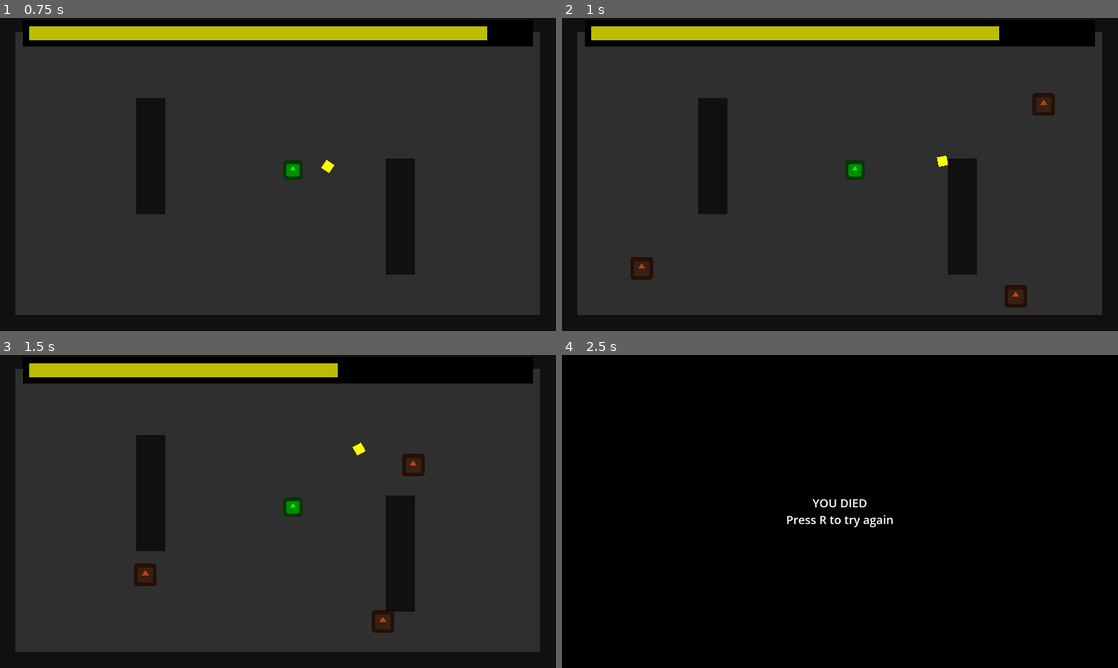
Above: before the commit, frames 1-4 (two rows, left to right).
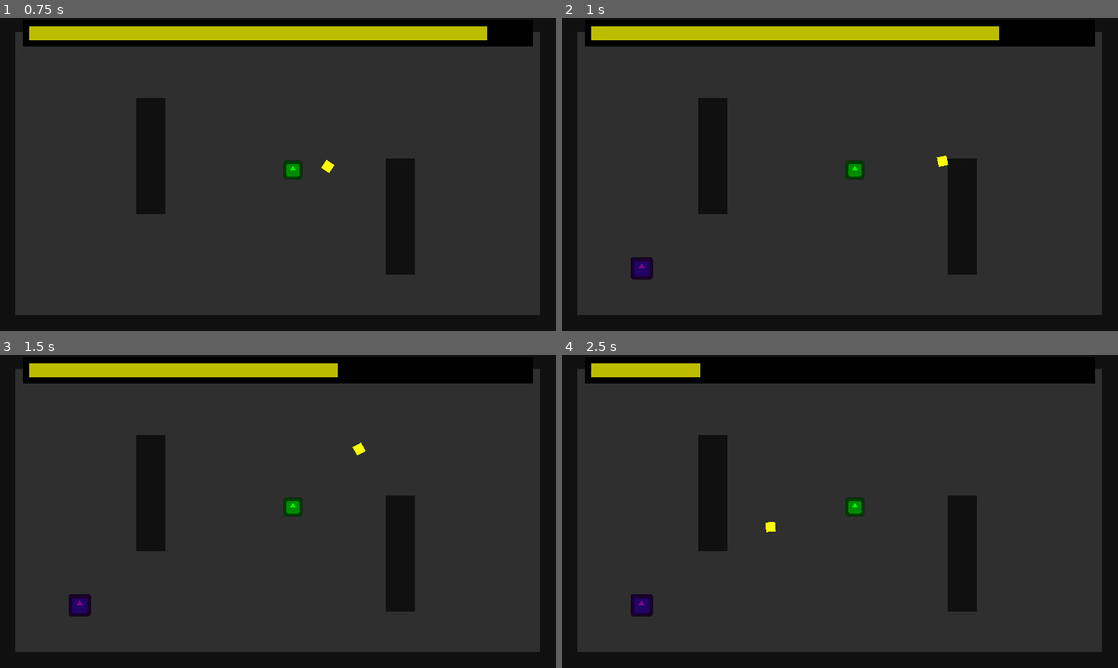
Above: after the commit, the same moments.

Repository: DeepRestGames/pirate-software-game-jam-16
Game: Godot game, scene res://Scenes/Tests/TestRangedEnemies_MainScene.tscn
Two runs of this game, one before a commit and one after it. Both use one fixed random seed, a clock stepped at 60 frames per second and the inputs below. Before the commit the project starts from res://Scenes/MainScene.tscn. The engine's default icon, where the game draws it, is replaced by a stand-in: a white triangle on a blue panel in a dark square.
Inputs (mouse positions are in pixels of both pictures, inside the frame that each line leads up to):
- Up to frame 1 (0.75 s): tap Enter at 0.5 s; move the mouse to (400, 158) at 0.52 s; hold Space (throw_boomerang) from 0.53 s (still down)
- Up to frame 2 (1 s): keep holding Space (throw_boomerang)
- Up to frame 3 (1.5 s): move the mouse to (166, 527) at 1.27 s; release Space (throw_boomerang) at 1.28 s; tap Space (throw_boomerang) at 1.35 s
- Up to frame 4 (2.5 s): move the mouse to (895, 442) at 2.02 s; hold Space (throw_boomerang) from 2.03 s (still down)

Frame 1 is identical in both runs. In frame 2, 0.8% of the frame differs, in the area x 12-89%, y 24-93%; in frame 3, 1.1%; in frame 4, 78%, in the area x 2-98%, y 2-95%.
Error after the commit: Parse Error: Class "EnemyWalking" hides a global script class. (res://Scripts/Enemies/EnemyRanged.gd:1)

Commit message:
Ranged enemy line of sight to player

Diff:
--- /dev/null
+++ b/Scenes/Enemies/EnemyRanged.tscn
@@ -0,0 +1,35 @@
+[gd_scene load_steps=4 format=3 uid="uid://c4xmmv3ww4l3p"]
+
+[ext_resource type="Script" path="res://Scripts/Enemies/EnemyRanged.gd" id="1_1at0e"]
+[ext_resource type="Texture2D" uid="uid://vrfkmlq6h0im" path="res://icon.svg" id="2_eejnf"]
+
+[sub_resource type="CircleShape2D" id="CircleShape2D_w56bn"]
+radius = 35.0
+
+[node name="EnemyRanged" type="CharacterBody2D" groups=["Enemies"]]
+collision_layer = 4
+collision_mask = 10
+motion_mode = 1
+wall_min_slide_angle = 0.0
+script = ExtResource("1_1at0e")
+
+[node name="Sprite2D" type="Sprite2D" parent="."]
+modulate = Color(0.485003, 0.0242831, 0.532642, 1)
+scale = Vector2(0.6, 0.6)
+texture = ExtResource("2_eejnf")
+
+[node name="CollisionShape2D" type="CollisionShape2D" parent="."]
+shape = SubResource("CircleShape2D_w56bn")
+
+[node name="NavigationAgent2D" type="NavigationAgent2D" parent="."]
+debug_path_custom_color = Color(1, 0, 0, 1)
+debug_path_custom_line_width = 2.0
+
+[node name="PathCalculationTimer" type="Timer" parent="."]
+wait_time = 0.5
+autostart = true
+
+[node name="RayCast2D" type="RayCast2D" parent="."]
+collision_mask = 9
+
+[connection signal="timeout" from="PathCalculationTimer" to="." method="_on_path_calculation_timer_timeout"]
--- /dev/null
+++ b/Scenes/Tests/TestRangedEnemies_MainScene.tscn
@@ -0,0 +1,131 @@
+[gd_scene load_steps=10 format=3 uid="uid://c3jbkcri07uof"]
+
+[ext_resource type="Texture2D" uid="uid://ctdwfv58t2cdu" path="res://Assets/Placeholders/WhiteSprites.png" id="1_hk40k"]
+[ext_resource type="PackedScene" uid="uid://l8vxen63cqn3" path="res://Scenes/Enemies/EnemySpawnPoint.tscn" id="2_18122"]
+[ext_resource type="PackedScene" uid="uid://c4xmmv3ww4l3p" path="res://Scenes/Enemies/EnemyRanged.tscn" id="3_h2v8d"]
+[ext_resource type="PackedScene" uid="uid://blwtacw6rbdye" path="res://Scenes/MainCharacter.tscn" id="4_q26ii"]
+[ext_resource type="PackedScene" uid="uid://b5p4evkgrownv" path="res://Scenes/Boomerang.tscn" id="5_n8cy1"]
+[ext_resource type="PackedScene" uid="uid://dwmnwwfbcm0xb" path="res://Scenes/UI.tscn" id="6_3uvmg"]
+
+[sub_resource type="NavigationPolygon" id="NavigationPolygon_41o6l"]
+vertices = PackedVector2Array(482.656, 355.344, 893.656, 475.328, -898.344, 475.328, 362.656, 355.344, -379.344, 146.344, 362.656, -64.6563, -499.344, 146.344, -898.344, -481.656, -499.344, -273.656, 893.656, -481.656, -379.344, -273.656, 482.656, -64.6563)
+polygons = Array[PackedInt32Array]([PackedInt32Array(0, 1, 2, 3), PackedInt32Array(3, 2, 4, 5), PackedInt32Array(6, 4, 2), PackedInt32Array(6, 2, 7, 8), PackedInt32Array(8, 7, 9, 10), PackedInt32Array(9, 1, 0, 11), PackedInt32Array(10, 9, 11, 5), PackedInt32Array(10, 5, 4)])
+outlines = Array[PackedVector2Array]([PackedVector2Array(-933.333, -520, -938.333, 516.667, 940, 516.667, 930, -515)])
+
+[sub_resource type="RectangleShape2D" id="RectangleShape2D_k3fm6"]
+
+[sub_resource type="QuadMesh" id="QuadMesh_sps2i"]
+size = Vector2(20, 20)
+
+[node name="MainScene" type="Node2D"]
+scale = Vector2(0.6, 0.6)
+
+[node name="Environment" type="Node2D" parent="."]
+
+[node name="NavigationRegion2D" type="NavigationRegion2D" parent="Environment"]
+navigation_polygon = SubResource("NavigationPolygon_41o6l")
+
+[node name="Ground" type="Sprite2D" parent="Environment/NavigationRegion2D"]
+modulate = Color(0.184713, 0.184713, 0.184713, 1)
+scale = Vector2(19.06, 10.44)
+texture = ExtResource("1_hk40k")
+
+[node name="Walls" type="Node2D" parent="Environment/NavigationRegion2D"]
+
+[node name="StaticBody2D" type="StaticBody2D" parent="Environment/NavigationRegion2D/Walls"]
+position = Vector2(-938.333, 4.33334)
+scale = Vector2(3, 60)
+collision_layer = 8
+collision_mask = 0
+
+[node name="CollisionShape2D" type="CollisionShape2D" parent="Environment/NavigationRegion2D/Walls/StaticBody2D"]
+shape = SubResource("RectangleShape2D_k3fm6")
+
+[node name="MeshInstance2D" type="MeshInstance2D" parent="Environment/NavigationRegion2D/Walls/StaticBody2D"]
+modulate = Color(0.0648403, 0.0648403, 0.0648403, 1)
+mesh = SubResource("QuadMesh_sps2i")
+
+[node name="StaticBody2D2" type="StaticBody2D" parent="Environment/NavigationRegion2D/Walls"]
+position = Vector2(933.667, 4.33334)
+scale = Vector2(3, 60)
+collision_layer = 8
+collision_mask = 0
+
+[node name="CollisionShape2D" type="CollisionShape2D" parent="Environment/NavigationRegion2D/Walls/StaticBody2D2"]
+shape = SubResource("RectangleShape2D_k3fm6")
+
+[node name="MeshInstance2D" type="MeshInstance2D" parent="Environment/NavigationRegion2D/Walls/StaticBody2D2"]
+modulate = Color(0.0648403, 0.0648403, 0.0648403, 1)
+mesh = SubResource("QuadMesh_sps2i")
+
+[node name="StaticBody2D3" type="StaticBody2D" parent="Environment/NavigationRegion2D/Walls"]
+position = Vector2(-4.33325, -521.667)
+rotation = -1.57079
+scale = Vector2(3, 100)
+collision_layer = 8
+collision_mask = 0
+
+[node name="CollisionShape2D" type="CollisionShape2D" parent="Environment/NavigationRegion2D/Walls/StaticBody2D3"]
+shape = SubResource("RectangleShape2D_k3fm6")
+
+[node name="MeshInstance2D" type="MeshInstance2D" parent="Environment/NavigationRegion2D/Walls/StaticBody2D3"]
+modulate = Color(0.0648403, 0.0648403, 0.0648403, 1)
+mesh = SubResource("QuadMesh_sps2i")
+
+[node name="StaticBody2D4" type="StaticBody2D" parent="Environment/NavigationRegion2D/Walls"]
+position = Vector2(-4.33325, 515.333)
+rotation = -1.57079
+scale = Vector2(3, 100)
+collision_layer = 8
+collision_mask = 0
+
+[node name="CollisionShape2D" type="CollisionShape2D" parent="Environment/NavigationRegion2D/Walls/StaticBody2D4"]
+shape = SubResource("RectangleShape2D_k3fm6")
+
+[node name="MeshInstance2D" type="MeshInstance2D" parent="Environment/NavigationRegion2D/Walls/StaticBody2D4"]
+modulate = Color(0.0648403, 0.0648403, 0.0648403, 1)
+mesh = SubResource("QuadMesh_sps2i")
+
+[node name="StaticBody2D5" type="StaticBody2D" parent="Environment/NavigationRegion2D/Walls"]
+position = Vector2(-439.333, -63.6667)
+scale = Vector2(5, 20)
+collision_layer = 8
+collision_mask = 0
+
+[node name="CollisionShape2D" type="CollisionShape2D" parent="Environment/NavigationRegion2D/Walls/StaticBody2D5"]
+shape = SubResource("RectangleShape2D_k3fm6")
+
+[node name="MeshInstance2D" type="MeshInstance2D" parent="Environment/NavigationRegion2D/Walls/StaticBody2D5"]
+modulate = Color(0.0648403, 0.0648403, 0.0648403, 1)
+mesh = SubResource("QuadMesh_sps2i")
+
+[node name="StaticBody2D6" type="StaticBody2D" parent="Environment/NavigationRegion2D/Walls"]
+position = Vector2(422.667, 145.333)
+scale = Vector2(5, 20)
+collision_layer = 8
+collision_mask = 15
+
+[node name="CollisionShape2D" type="CollisionShape2D" parent="Environment/NavigationRegion2D/Walls/StaticBody2D6"]
+shape = SubResource("RectangleShape2D_k3fm6")
+
+[node name="MeshInstance2D" type="MeshInstance2D" parent="Environment/NavigationRegion2D/Walls/StaticBody2D6"]
+modulate = Color(0.0648403, 0.0648403, 0.0648403, 1)
+mesh = SubResource("QuadMesh_sps2i")
+
+[node name="EnemySpawnPoint" parent="." instance=ExtResource("2_18122")]
+position = Vector2(-685, 323.333)
+enemy_scene = ExtResource("3_h2v8d")
+max_enemies_number = 1
+
+[node name="Camera2D" type="Camera2D" parent="."]
+
+[node name="MainCharacter" parent="." node_paths=PackedStringArray("flying_boomerang") instance=ExtResource("4_q26ii")]
+position = Vector2(51.6667, -15.6667)
+flying_boomerang = NodePath("../Boomerang")
+
+[node name="Boomerang" parent="." instance=ExtResource("5_n8cy1")]
+visible = false
+position = Vector2(115.667, -41.6667)
+
+[node name="UI" parent="." instance=ExtResource("6_3uvmg")]
+custom_minimum_size = Vector2(1920, 1080)
--- /dev/null
+++ b/Scenes/Tests/TestWalkingEnemies_MainScene.tscn
@@ -0,0 +1,141 @@
+[gd_scene load_steps=10 format=3 uid="uid://c5evga6q7u31b"]
+
+[ext_resource type="Texture2D" uid="uid://ctdwfv58t2cdu" path="res://Assets/Placeholders/WhiteSprites.png" id="1_y7f50"]
+[ext_resource type="PackedScene" uid="uid://l8vxen63cqn3" path="res://Scenes/Enemies/EnemySpawnPoint.tscn" id="2_uua1r"]
+[ext_resource type="PackedScene" uid="uid://1jxgf3akb6ir" path="res://Scenes/Enemies/EnemyWalking.tscn" id="3_td3d8"]
+[ext_resource type="PackedScene" uid="uid://blwtacw6rbdye" path="res://Scenes/MainCharacter.tscn" id="4_01bar"]
+[ext_resource type="PackedScene" uid="uid://b5p4evkgrownv" path="res://Scenes/Boomerang.tscn" id="5_yovfb"]
+[ext_resource type="PackedScene" uid="uid://dwmnwwfbcm0xb" path="res://Scenes/UI.tscn" id="6_bb1yv"]
+
+[sub_resource type="NavigationPolygon" id="NavigationPolygon_41o6l"]
+vertices = PackedVector2Array(482.656, 355.344, 893.656, 475.328, -898.344, 475.328, 362.656, 355.344, -379.344, 146.344, 362.656, -64.6563, -499.344, 146.344, -898.344, -481.656, -499.344, -273.656, 893.656, -481.656, -379.344, -273.656, 482.656, -64.6563)
+polygons = Array[PackedInt32Array]([PackedInt32Array(0, 1, 2, 3), PackedInt32Array(3, 2, 4, 5), PackedInt32Array(6, 4, 2), PackedInt32Array(6, 2, 7, 8), PackedInt32Array(8, 7, 9, 10), PackedInt32Array(9, 1, 0, 11), PackedInt32Array(10, 9, 11, 5), PackedInt32Array(10, 5, 4)])
+outlines = Array[PackedVector2Array]([PackedVector2Array(-933.333, -520, -938.333, 516.667, 940, 516.667, 930, -515)])
+
+[sub_resource type="RectangleShape2D" id="RectangleShape2D_k3fm6"]
+
+[sub_resource type="QuadMesh" id="QuadMesh_sps2i"]
+size = Vector2(20, 20)
+
+[node name="MainScene" type="Node2D"]
+scale = Vector2(0.6, 0.6)
+
+[node name="Environment" type="Node2D" parent="."]
+
+[node name="NavigationRegion2D" type="NavigationRegion2D" parent="Environment"]
+navigation_polygon = SubResource("NavigationPolygon_41o6l")
+
+[node name="Ground" type="Sprite2D" parent="Environment/NavigationRegion2D"]
+modulate = Color(0.184713, 0.184713, 0.184713, 1)
+scale = Vector2(19.06, 10.44)
+texture = ExtResource("1_y7f50")
+
+[node name="Walls" type="Node2D" parent="Environment/NavigationRegion2D"]
+
+[node name="StaticBody2D" type="StaticBody2D" parent="Environment/NavigationRegion2D/Walls"]
+position = Vector2(-938.333, 4.33334)
+scale = Vector2(3, 60)
+collision_layer = 8
+collision_mask = 0
+
+[node name="CollisionShape2D" type="CollisionShape2D" parent="Environment/NavigationRegion2D/Walls/StaticBody2D"]
+shape = SubResource("RectangleShape2D_k3fm6")
+
+[node name="MeshInstance2D" type="MeshInstance2D" parent="Environment/NavigationRegion2D/Walls/StaticBody2D"]
+modulate = Color(0.0648403, 0.0648403, 0.0648403, 1)
+mesh = SubResource("QuadMesh_sps2i")
+
+[node name="StaticBody2D2" type="StaticBody2D" parent="Environment/NavigationRegion2D/Walls"]
+position = Vector2(933.667, 4.33334)
+scale = Vector2(3, 60)
+collision_layer = 8
+collision_mask = 0
+
+[node name="CollisionShape2D" type="CollisionShape2D" parent="Environment/NavigationRegion2D/Walls/StaticBody2D2"]
+shape = SubResource("RectangleShape2D_k3fm6")
+
+[node name="MeshInstance2D" type="MeshInstance2D" parent="Environment/NavigationRegion2D/Walls/StaticBody2D2"]
+modulate = Color(0.0648403, 0.0648403, 0.0648403, 1)
+mesh = SubResource("QuadMesh_sps2i")
+
+[node name="StaticBody2D3" type="StaticBody2D" parent="Environment/NavigationRegion2D/Walls"]
+position = Vector2(-4.33325, -521.667)
+rotation = -1.57079
+scale = Vector2(3, 100)
+collision_layer = 8
+collision_mask = 0
+
+[node name="CollisionShape2D" type="CollisionShape2D" parent="Environment/NavigationRegion2D/Walls/StaticBody2D3"]
+shape = SubResource("RectangleShape2D_k3fm6")
+
+[node name="MeshInstance2D" type="MeshInstance2D" parent="Environment/NavigationRegion2D/Walls/StaticBody2D3"]
+modulate = Color(0.0648403, 0.0648403, 0.0648403, 1)
+mesh = SubResource("QuadMesh_sps2i")
+
+[node name="StaticBody2D4" type="StaticBody2D" parent="Environment/NavigationRegion2D/Walls"]
+position = Vector2(-4.33325, 515.333)
+rotation = -1.57079
+scale = Vector2(3, 100)
+collision_layer = 8
+collision_mask = 0
+
+[node name="CollisionShape2D" type="CollisionShape2D" parent="Environment/NavigationRegion2D/Walls/StaticBody2D4"]
+shape = SubResource("RectangleShape2D_k3fm6")
+
+[node name="MeshInstance2D" type="MeshInstance2D" parent="Environment/NavigationRegion2D/Walls/StaticBody2D4"]
+modulate = Color(0.0648403, 0.0648403, 0.0648403, 1)
+mesh = SubResource("QuadMesh_sps2i")
+
+[node name="StaticBody2D5" type="StaticBody2D" parent="Environment/NavigationRegion2D/Walls"]
+position = Vector2(-439.333, -63.6667)
+scale = Vector2(5, 20)
+collision_layer = 8
+collision_mask = 0
+
+[node name="CollisionShape2D" type="CollisionShape2D" parent="Environment/NavigationRegion2D/Walls/StaticBody2D5"]
+shape = SubResource("RectangleShape2D_k3fm6")
+
+[node name="MeshInstance2D" type="MeshInstance2D" parent="Environment/NavigationRegion2D/Walls/StaticBody2D5"]
+modulate = Color(0.0648403, 0.0648403, 0.0648403, 1)
+mesh = SubResource("QuadMesh_sps2i")
+
+[node name="StaticBody2D6" type="StaticBody2D" parent="Environment/NavigationRegion2D/Walls"]
+position = Vector2(422.667, 145.333)
+scale = Vector2(5, 20)
+collision_layer = 8
+collision_mask = 15
+
+[node name="CollisionShape2D" type="CollisionShape2D" parent="Environment/NavigationRegion2D/Walls/StaticBody2D6"]
+shape = SubResource("RectangleShape2D_k3fm6")
+
+[node name="MeshInstance2D" type="MeshInstance2D" parent="Environment/NavigationRegion2D/Walls/StaticBody2D6"]
+modulate = Color(0.0648403, 0.0648403, 0.0648403, 1)
+mesh = SubResource("QuadMesh_sps2i")
+
+[node name="EnemySpawnPoint" parent="." instance=ExtResource("2_uua1r")]
+position = Vector2(-685, 323.333)
+enemy_scene = ExtResource("3_td3d8")
+max_enemies_number = 5
+
+[node name="EnemySpawnPoint2" parent="." instance=ExtResource("2_uua1r")]
+position = Vector2(703.333, -241.667)
+enemy_scene = ExtResource("3_td3d8")
+max_enemies_number = 5
+
+[node name="EnemySpawnPoint3" parent="." instance=ExtResource("2_uua1r")]
+position = Vector2(606.667, 420)
+enemy_scene = ExtResource("3_td3d8")
+max_enemies_number = 5
+
+[node name="Camera2D" type="Camera2D" parent="."]
+
+[node name="MainCharacter" parent="." node_paths=PackedStringArray("flying_boomerang") instance=ExtResource("4_01bar")]
+position = Vector2(51.6667, -15.6667)
+flying_boomerang = NodePath("../Boomerang")
+
+[node name="Boomerang" parent="." instance=ExtResource("5_yovfb")]
+visible = false
+position = Vector2(115.667, -41.6667)
+
+[node name="UI" parent="." instance=ExtResource("6_bb1yv")]
+custom_minimum_size = Vector2(1920, 1080)
--- /dev/null
+++ b/Scripts/Enemies/EnemyRanged.gd
@@ -0,0 +1,45 @@
+class_name EnemyWalking
+extends EnemyBase
+
+
+@onready var path_calculation_timer = $PathCalculationTimer as Timer
+@onready var line_of_sight = $RayCast2D as RayCast2D
+
+
+func _ready() -> void:
+	super._ready()
+
+
+	#make_path()
+
+
+func _physics_process(delta: float) -> void:
+	line_of_sight.target_position = to_local(main_character.global_position)
+
+	print("Target position: " + str(line_of_sight.target_position))
+
+	if line_of_sight.is_colliding():
+		print("Looking at: " + line_of_sight.get_collider().name)
+
+	#var direction = to_local(navigation_agent.get_next_path_position()).normalized()
+	#velocity = direction * MOVEMENT_SPEED
+
+	if move_and_slide():
+		for i in get_slide_collision_count():
+			var collision = get_slide_collision(i)
+
+			if collision.get_collider().is_in_group("Boomerang"):
+				take_damage()
+
+
+func stop_chasing_player():
+	path_calculation_timer.stop()
+
+
+func make_path() -> void:
+	navigation_agent.target_position = main_character.global_position
+
+
+func _on_path_calculation_timer_timeout() -> void:
+	#make_path()
+	pass
--- a/project.godot
+++ b/project.godot
@@ -11,7 +11,7 @@
 [application]
 
 config/name="Wooferang"
-run/main_scene="res://Scenes/MainScene.tscn"
+run/main_scene="res://Scenes/Tests/TestRangedEnemies_MainScene.tscn"
 config/features=PackedStringArray("4.3", "GL Compatibility")
 config/icon="res://icon.svg"
 
